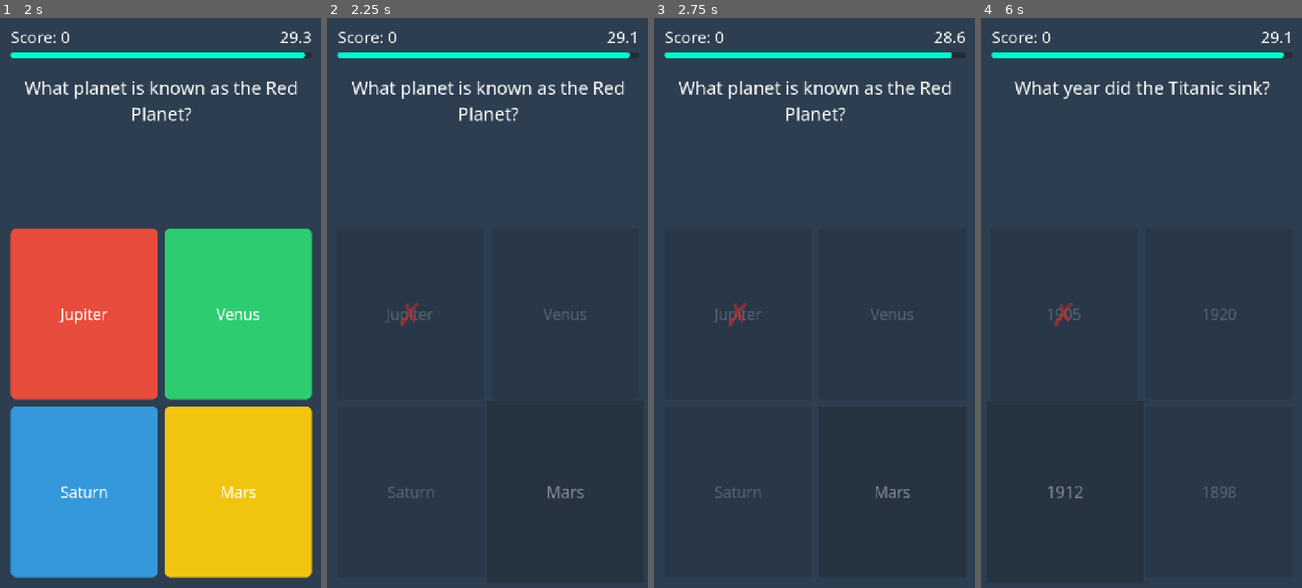
Above: before the commit, frames 1-4 (left to right).
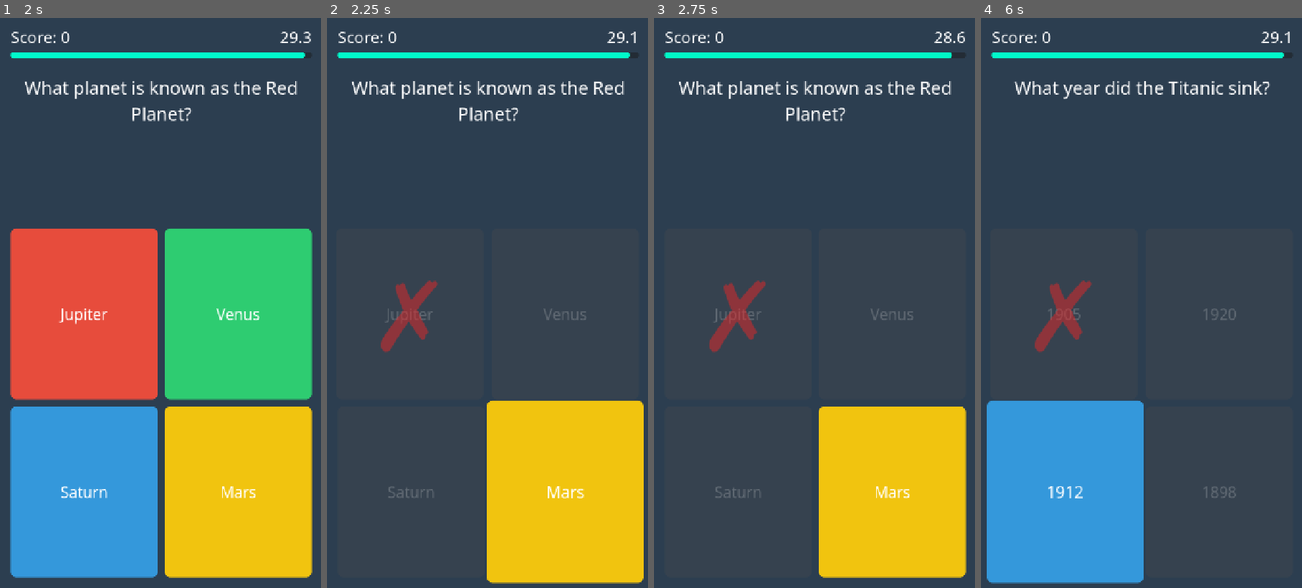
Above: after the commit, the same moments.

Repository: bramp/trivia-dash
Game: Godot game, scene res://scenes/main.tscn
The game is run twice, just before and just after one commit, with the same random seed, the same clock (stepped at 60 frames per second) and the same inputs.
Inputs (mouse positions are in pixels of both pictures, inside the frame that each line leads up to):
- Up to frame 1 (2 s): tap Enter at 0.5 s; move the mouse to (231, 274) at 0.52 s; hold 1 (answer_1) 0.53-1.25 s; click (231, 274) at 0.67 s; click "PLAY" at 1.25 s
- Up to frame 2 (2.25 s): click "Jupiter" at 2 s
- Up to frame 3 (2.75 s): no input
- Up to frame 4 (6 s): drag from (1077, 331) to (1125, 417) at 2.77 s; tap Space at 3.5 s; move the mouse to (1173, 177) at 3.52 s; hold 3 (answer_3) 3.53-4.25 s; click (1173, 177) at 3.67 s; drag from (1125, 417) to (1045, 217) at 4.27 s; click "PLAY AGAIN" at 5 s; click "1905" at 5.75 s

Frame 1 is identical in both runs. In frame 2, 16% of the frame differs, in the area x 16-99%, y 46-100%; in frame 3, 15%; in frame 4, 16%, in the area x 1-51%, y 46-100%.

Commit message:
Fix correct answer staying colored, triple ✗ size
- Override disabled stylebox on correct button to keep original color
- Override font_disabled_color so text stays white
- Also override disabled stylebox on wrong buttons for consistent grey
- Increase ✗ font size from 72 to 216 (3x larger)
- Clean up disabled overrides in _display_question reset

Diff:
--- a/scripts/main.gd
+++ b/scripts/main.gd
@@ -310,6 +310,8 @@
 			if child is Label:
 				child.queue_free()
 		# Reset button style to default colour.
+		btn.remove_theme_stylebox_override("disabled")
+		btn.remove_theme_color_override("font_disabled_color")
 		var style := btn.get_theme_stylebox("normal") as StyleBoxFlat
 		if style:
 			style.bg_color = GameData.BUTTON_COLORS[i]
@@ -553,18 +555,23 @@
 	# Grey out all buttons except the correct one.
 	var grey := Color(0.3, 0.3, 0.3, 0.6)
 	for i in range(answer_buttons.size()):
+		var b := answer_buttons[i]
 		if i == correct_index:
+			# Keep the correct button in its original color even when disabled.
+			var original := b.get_theme_stylebox("normal").duplicate() as StyleBoxFlat
+			b.add_theme_stylebox_override("disabled", original)
+			b.add_theme_color_override("font_disabled_color", GameData.TEXT_COLOR)
 			continue
-		var b := answer_buttons[i]
 		var dimmed := b.get_theme_stylebox("normal").duplicate() as StyleBoxFlat
 		dimmed.bg_color = grey
 		b.add_theme_stylebox_override("normal", dimmed)
+		b.add_theme_stylebox_override("disabled", dimmed)
 		b.modulate.a = 0.5
 
 	# Overlay a red ✗ on the wrong button.
 	var x_label := Label.new()
 	x_label.text = "✗"
-	x_label.add_theme_font_size_override("font_size", 72)
+	x_label.add_theme_font_size_override("font_size", 216)
 	x_label.add_theme_color_override("font_color", Color(0.9, 0.15, 0.15))
 	x_label.horizontal_alignment = HORIZONTAL_ALIGNMENT_CENTER
 	x_label.vertical_alignment = VERTICAL_ALIGNMENT_CENTER
Not shown, changed: .gitignore
Not shown, changed: Makefile
Not shown, changed: README.md
